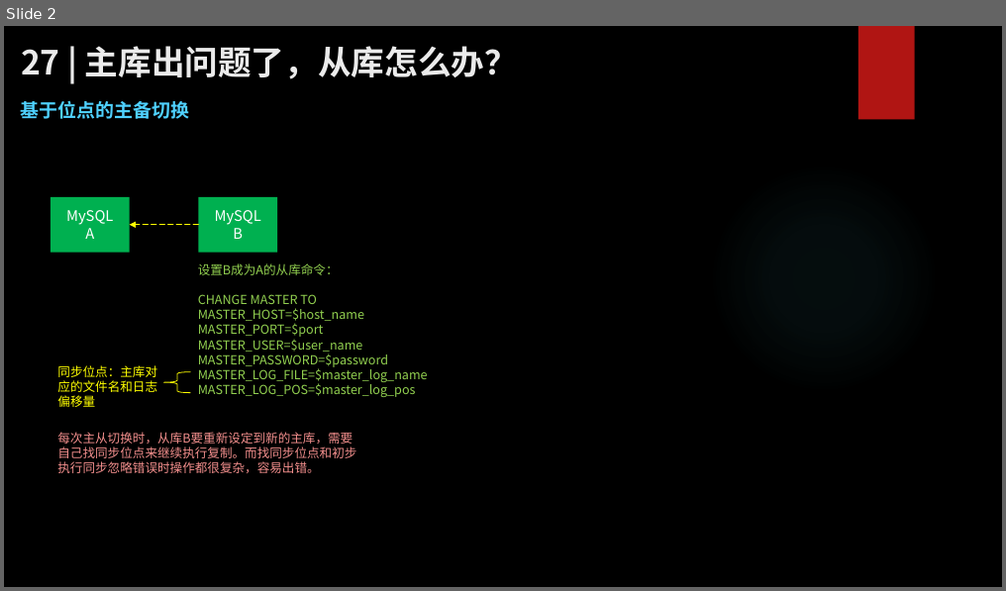
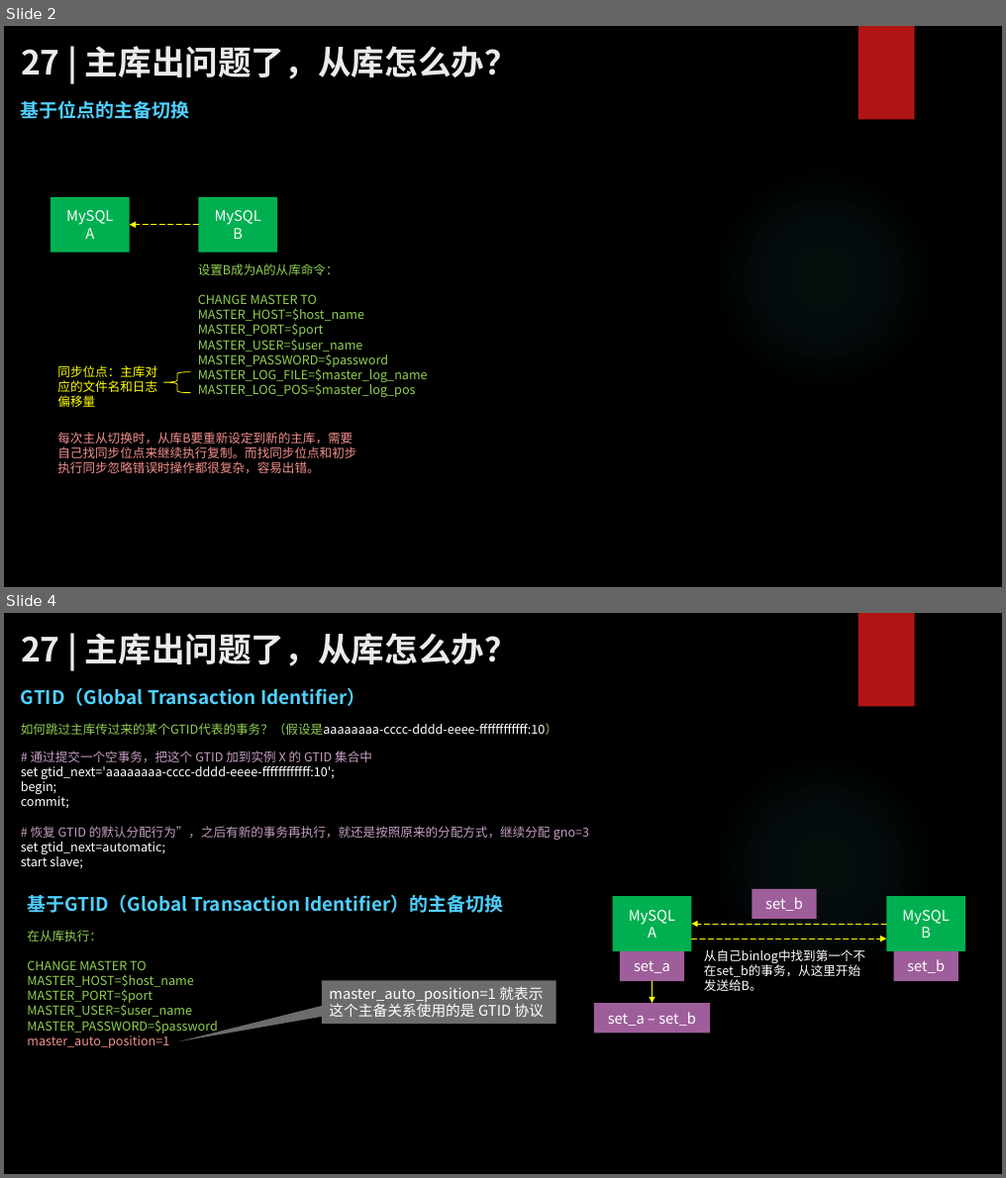
Before and after one commit to zhangkekf/reading-notes, a slide deck: MySQL整理/27主库出问题了，从库怎么办？.pptx. Shown one above the other, each under a label of ours: slide 2 before the commit, slides 2 and 4 after it; the slides between them are not shown. The pictures are 1006x591 and 1006x1178 pixels, drawn with LibreOffice and Linux fonts; fonts in the diff are those of the drawing; background and template pictures are left out. Boxes give left, top, right and bottom in pixels: in the first picture for what was removed or moved away, otherwise in the second. Text is boxed around its words. In the diff, an @@ line names an element or a change of style, - is before the commit and + after.

```diff
--- a/MySQL整理/27主库出问题了，从库怎么办？.pptx
+++ b/MySQL整理/27主库出问题了，从库怎么办？.pptx
@@ slide 4 added at <box>4,613,1002,1174</box>, background picture (left out); not listed: 2 template elements that a slide beside it also shows @@
@@ title added at <box>21,633,518,666</box>, 32 pt, text #EBEBEB, bold @@
+27 | 主库出问题了，从库怎么办？
@@ text added at <box>21,688,365,706</box>, 18 pt, text #4FD1FF, bold @@
+GTID（Global Transaction Identifier）
@@ text added at <box>21,723,557,735</box>, 12 pt, text #FFFFFF @@
+如何跳过主库传过来的某个GTID代表的事务？（假设是aaaaaaaa-cccc-dddd-eeee-ffffffffffff:10）
@@ text added at <box>21,751,589,868</box>, 12 pt, text #FFFFFF @@
+# 通过提交一个空事务，把这个 GTID 加到实例 X 的 GTID 集合中
+set gtid_next='aaaaaaaa-cccc-dddd-eeee-ffffffffffff:10';
+begin;
+commit;
+# 恢复 GTID 的默认分配行为”，之后有新的事务再执行，就还是按照原来的分配方式，继续分配 gno=3
+set gtid_next=automatic;
+start slave;
@@ text added at <box>27,895,503,913</box>, 18 pt, text #4FD1FF, bold @@
+基于GTID（Global Transaction Identifier）的主备切换
@@ rectangle added at <box>613,897,691,953</box>, fill #00B050, 14 pt, text #FFFFFF @@
+MySQL
+A
@@ rectangle added at <box>751,889,816,919</box>, fill #9E5E9B, 14 pt, text #FFFFFF @@
+set_b
@@ rectangle added at <box>887,897,965,953</box>, fill #00B050, 14 pt, text #FFFFFF @@
+MySQL
+B
@@ text added at <box>27,930,217,1049</box>, 12 pt, text #92D050 @@
+在从库执行：
+CHANGE MASTER TO
+MASTER_HOST=$host_name
+MASTER_PORT=$port
+MASTER_USER=$user_name
+MASTER_PASSWORD=$password
+master_auto_position=1
@@ arrow added from (887, 924) to (691, 924), #FFFF00 0.75 pt dashed @@
@@ arrow added from (691, 939) to (887, 939), #FFFF00 0.75 pt dashed @@
@@ rectangle added at <box>620,952,684,981</box>, fill #9E5E9B, 14 pt, text #FFFFFF @@
+set_a
@@ text added at <box>704,950,865,991</box>, 12 pt, text #FFFFFF @@
+从自己binlog中找到第一个不在set_b的事务，从这里开始发送给B。
@@ rectangle added at <box>894,952,958,981</box>, fill #9E5E9B, 14 pt, text #FFFFFF @@
+set_b
@@ speech box added at <box>322,980,556,1024</box>, fill #D9D9D9 at 50% opacity, 14 pt, text #FFFFFF @@
+master_auto_position=1 就表示这个主备关系使用的是 GTID 协议
@@ arrow added from (652, 981) to (652, 1003), #FFFF00 0.75 pt @@
@@ rectangle added at <box>594,1003,710,1033</box>, fill #9E5E9B, 14 pt, text #FFFFFF @@
+set_a – set_b
```
Also in this commit, not shown: 2 slides changed, 7 other files.
